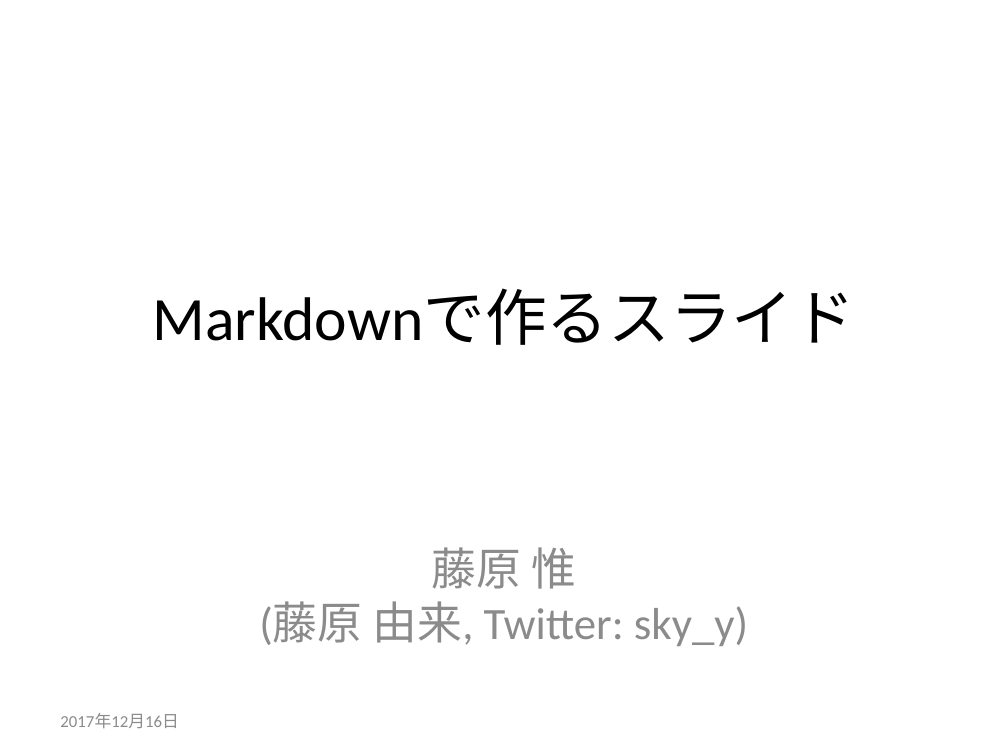
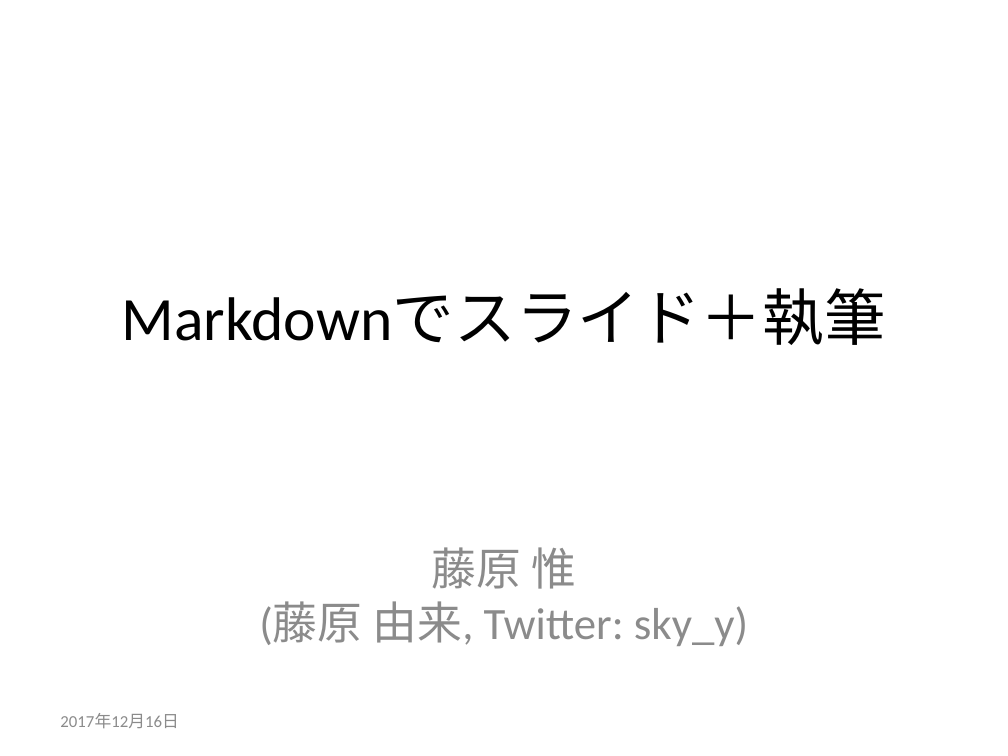
Before and after one commit to sky-y/histudy-201712, a slide deck: slide 1 of pandoc.pptx. Drawn at 1008x756 pixels with LibreOffice and Linux fonts; fonts in the diff are those of the drawing. Boxes give left, top, right and bottom in pixels: in the first picture for what was removed or moved away, otherwise in the second. Text is boxed around its words. In the diff, an @@ line names an element or a change of style, - is before the commit and + after.

```diff
--- a/pandoc.pptx
+++ b/pandoc.pptx
@@ title at [122, 289, 886, 345]: text changed @@
-Markdownで作るスライド
+Markdownでスライド＋執筆
```
Also in this commit, not shown: 1 slide added, 3 other files.
